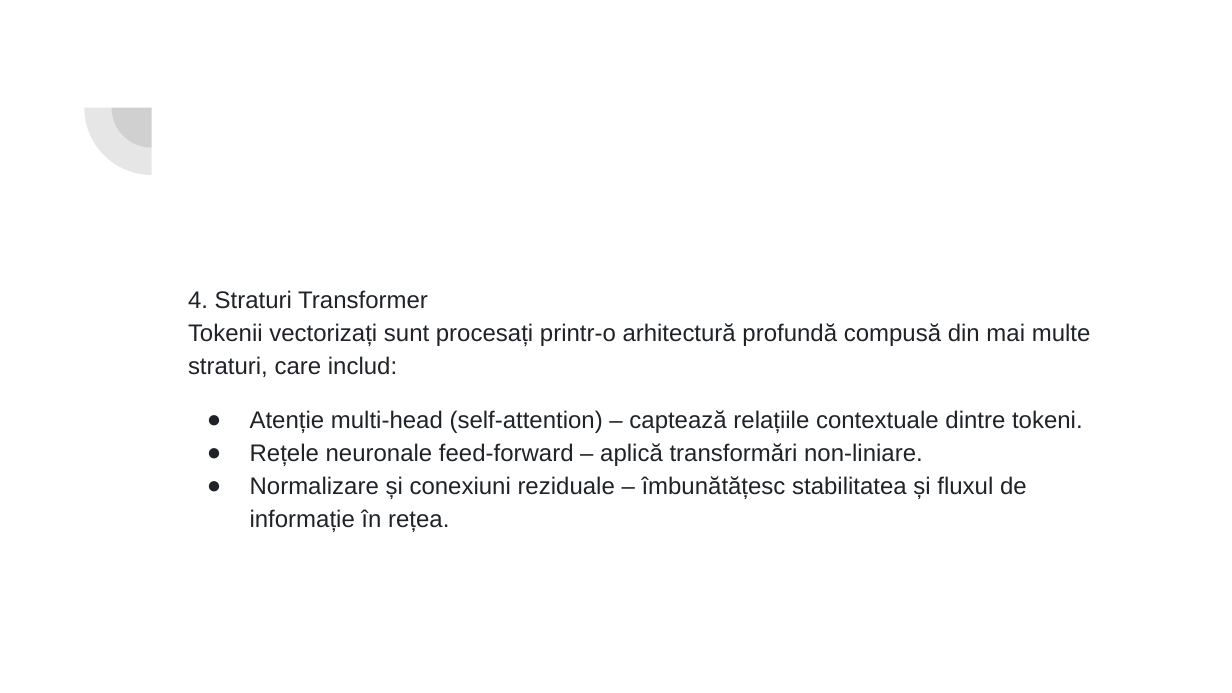
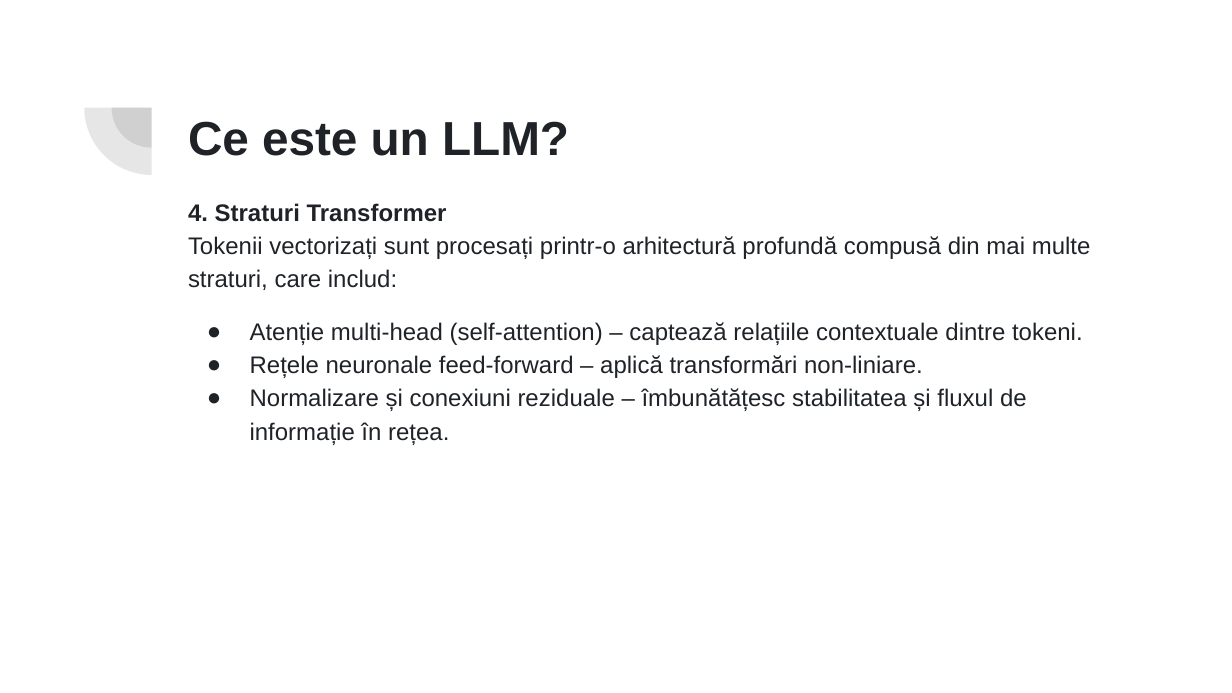
Before and after one commit to adavidoaiei/Prezentare-master, a slide deck: slide 8 of Turing.pptx. Drawn at 1232x693 pixels with LibreOffice and Linux fonts; fonts in the diff are those of the drawing. Boxes give left, top, right and bottom in pixels: in the first picture for what was removed or moved away, otherwise in the second. Text is boxed around its words. In the diff, an @@ line names an element or a change of style, - is before the commit and + after.

```diff
--- a/Turing.pptx
+++ b/Turing.pptx
@@ title added at (188,121,569,156), 27.9 pt, text #1F2328, bold @@
+Ce este un LLM?
@@ text "4. Straturi Transformer Tokenii vectorizați ...": place and size @@
-text "4. Straturi Transformer Tokenii vectorizați ..." at (188,290,1091,532)
+text "4. Straturi Transformer Tokenii vectorizați ..." at (188,203,1091,445)
@@ text at (188,203,1091,290): bold on in "4. Straturi Transformer" @@
```
Also in this commit, not shown: 8 other slides changed, 1 slide added.
